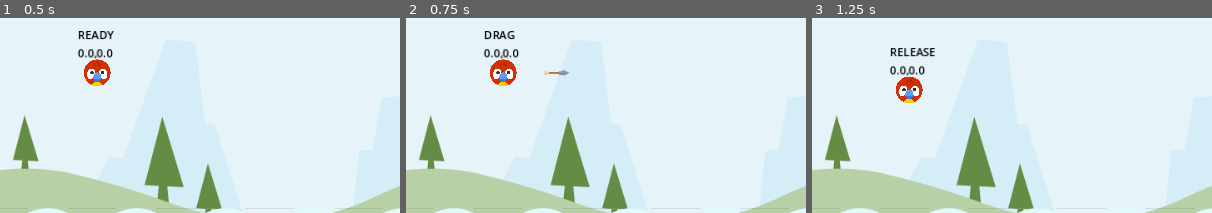
Above: before the commit, frames 1-3 (left to right).
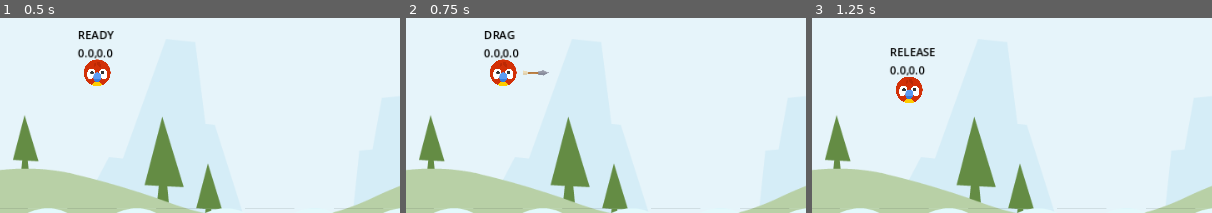
Above: after the commit, the same moments.

Repository: CS9490/angry-animals
Game: Godot game, scene res://scenes/level/level.tscn
Same seed, same stepped clock (60 frames per second), same inputs: the game is played once before the commit and once after it.
Inputs (mouse positions are % of the whole screen's width and height, from its top left):
- Up to frame 1 (0.5 s): no input
- Up to frame 2 (0.75 s): tap Enter at 0.5 s; drag from (12, 52) to (60, 17) at 0.52 s
- Up to frame 3 (1.25 s): no input
The pictures show only the part of the screen within x 0-50%, y 38-88%; the shares and areas given below are measured in that part.

Frame 1 is identical in both runs. In frame 2, 0.2% of the frame differs, in the area x 29-41%, y 26-30%; in frame 3, nothing differs.

Commit message:
animal launching done

Diff:
--- a/scenes/animal/animal.gd
+++ b/scenes/animal/animal.gd
@@ -5,17 +5,19 @@
 
 const DRAG_LIM_MAX: Vector2 = Vector2(0, 60)
 const DRAG_LIM_MIN: Vector2 = Vector2(-60, 0)
-
+const IMPULSE_MULT: float = 20.0
+const IMPULSE_MAX: float = 1200.0 # used in arrow sprite scaling -> len of impulse vector / this max to give % to scale arrow sprite
 
 var _start: Vector2 = Vector2.ZERO
 var _drag_start: Vector2 = Vector2.ZERO
 var _dragged_vector: Vector2 = Vector2.ZERO
 var _last_dragged_vector: Vector2 = Vector2.ZERO
-
+var _arrow_scale_x : float = 0.0
 
 @onready var label = $Label
 @onready var stretch_sound = $StretchSound
 @onready var arrow = $Arrow
+@onready var launch_sound = $LaunchSound
 
 
 var _state: ANIMAL_STATE = ANIMAL_STATE.READY
@@ -23,6 +25,7 @@
 
 # Called when the node enters the scene tree for the first time.
 func _ready():
+	_arrow_scale_x = arrow.scale.x
 	arrow.hide()
 	_start = position
 
@@ -33,14 +36,26 @@
 	label.text += "%.1f,%.1f" % [_dragged_vector.x, _dragged_vector.y]
 
 
+func get_impulse() -> Vector2:
+	return _dragged_vector * -1 * IMPULSE_MULT
+
+func set_drag() -> void:
+	_drag_start = get_global_mouse_position()
+	arrow.show()
+
+func set_release() -> void:
+	arrow.hide()
+	freeze = false
+	launch_sound.play()
+	apply_central_impulse(get_impulse())
+
+
 func set_new_state(new_state: ANIMAL_STATE) -> void:
 	_state = new_state
 	if _state == ANIMAL_STATE.RELEASE:
-		arrow.hide()
-		freeze = false
+		set_release()
 	elif _state == ANIMAL_STATE.DRAG:
-		_drag_start = get_global_mouse_position()
-		arrow.show()
+		set_drag()
 
 func detect_release() -> bool:
 	if _state == ANIMAL_STATE.DRAG:
@@ -51,6 +66,11 @@
 
 
 func scale_arrow() -> void:
+	var imp_len = get_impulse().length() # Vector2
+	var perc = imp_len / IMPULSE_MAX
+
+	arrow.scale.x = (_arrow_scale_x * perc) + _arrow_scale_x
+
 	arrow.rotation = (_start - position).angle()
 
 
--- a/scenes/animal/animal.tscn
+++ b/scenes/animal/animal.tscn
@@ -1,9 +1,10 @@
-[gd_scene load_steps=6 format=3 uid="uid://d2vr42ooucwge"]
+[gd_scene load_steps=7 format=3 uid="uid://d2vr42ooucwge"]
 
 [ext_resource type="Texture2D" uid="uid://c5ymy0nddeyta" path="res://assets/player/parrot.png" id="1_3plo8"]
 [ext_resource type="Script" path="res://scenes/animal/animal.gd" id="1_k60eb"]
 [ext_resource type="Texture2D" uid="uid://dqxo7xc0v2ibf" path="res://assets/items/arrow.png" id="3_loq03"]
 [ext_resource type="AudioStream" uid="uid://bo1pjddpqtr01" path="res://assets/audio/stretch2.ogg" id="4_kbbpp"]
+[ext_resource type="AudioStream" uid="uid://c75dj7f1h56cq" path="res://assets/audio/catapult.ogg" id="5_up1ib"]
 
 [sub_resource type="CircleShape2D" id="CircleShape2D_254ad"]
 radius = 19.0
@@ -35,10 +36,13 @@
 [node name="Arrow" type="Sprite2D" parent="."]
 scale = Vector2(0.3, 0.3)
 texture = ExtResource("3_loq03")
-offset = Vector2(250, 0)
+offset = Vector2(150, 0)
 
 [node name="StretchSound" type="AudioStreamPlayer2D" parent="."]
 stream = ExtResource("4_kbbpp")
 
+[node name="LaunchSound" type="AudioStreamPlayer2D" parent="."]
+stream = ExtResource("5_up1ib")
+
 [connection signal="input_event" from="." to="." method="_on_input_event"]
 [connection signal="screen_exited" from="VisibleOnScreenNotifier2D" to="." method="_on_visible_on_screen_notifier_2d_screen_exited"]
